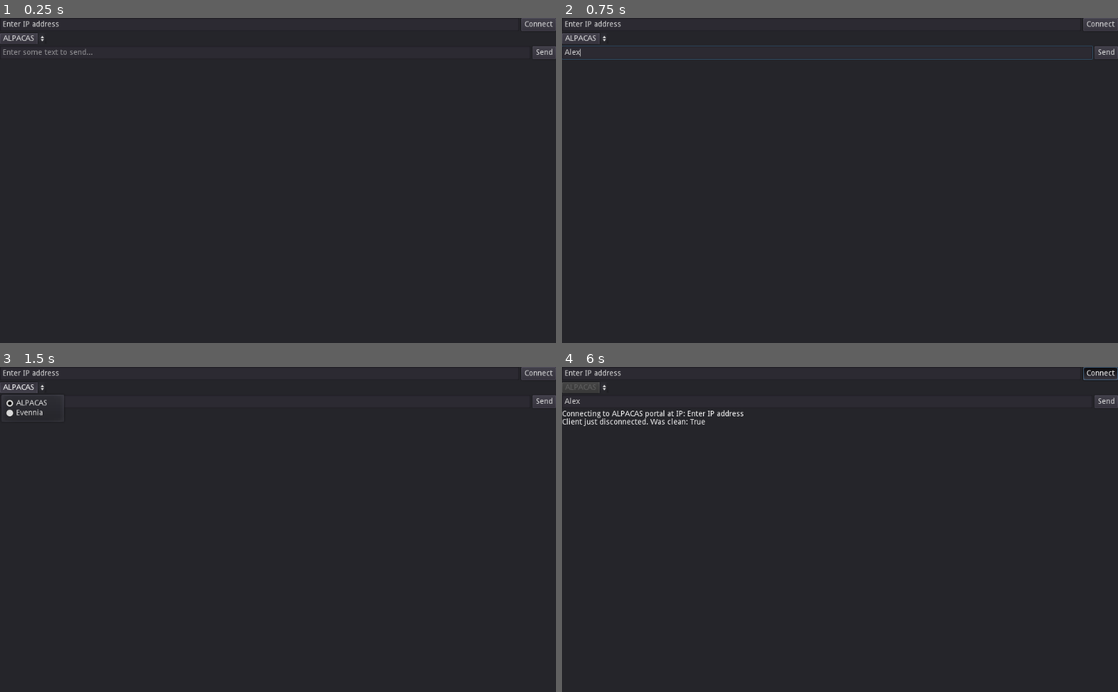
Above: before the commit, frames 1-4 (two rows, left to right).
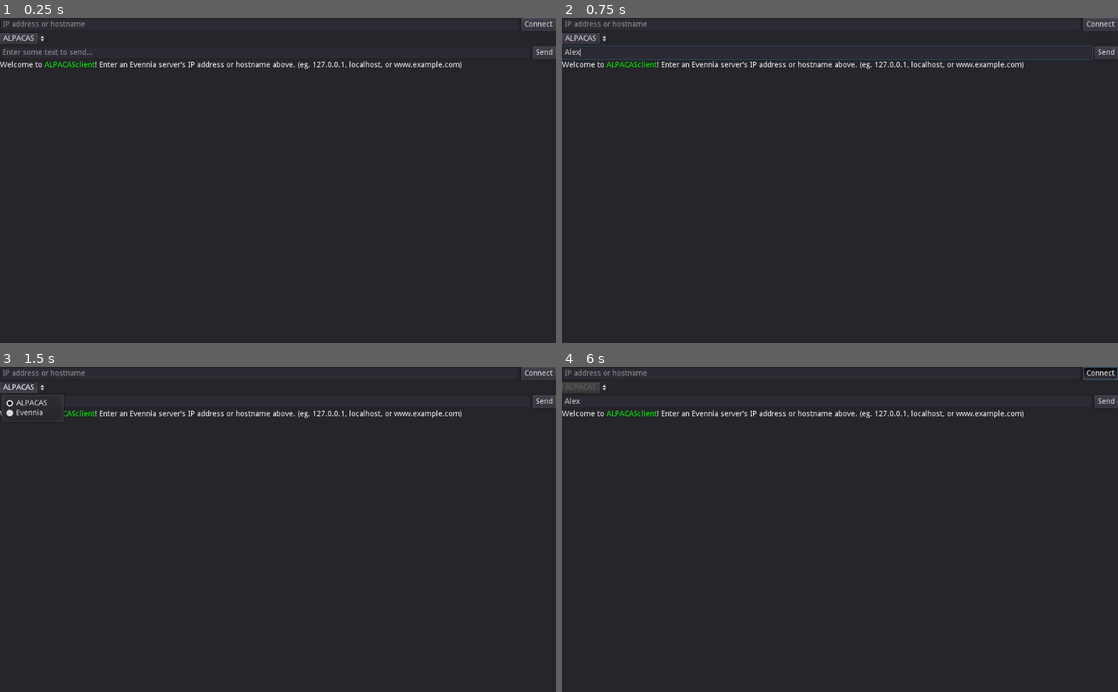
Above: after the commit, the same moments.

Repository: FreeDelete-Software/ALPACASclient
Game: Godot game, scene res://client/client.tscn
The game is run twice, just before and just after one commit, with the same random seed, the same clock (stepped at 60 frames per second) and the same inputs. This scene is started directly instead of the project's main scene.
Inputs (mouse positions are in pixels of both pictures, inside the frame that each line leads up to):
- Up to frame 1 (0.25 s): no input
- Up to frame 2 (0.75 s): click (828, 53) at 0.52 s; type "Alex" at 0.6 s
- Up to frame 3 (1.5 s): click "ALPACAS" at 1.25 s
- Up to frame 4 (6 s): click "Send" at 2 s; click "ALPACAS" at 2.75 s; click "Send" at 3.5 s; click "ALPACAS" at 4.25 s; click "Send" at 5 s; click "Connect" at 5.75 s

The runs differ from the first frame. In frame 1, 0.9% of the frame differs, in the area x 0-83%, y 0-16%; in frame 2, 0.9%; in frame 3, 0.8%; in frame 4, 1.2%, in the area x 0-83%, y 0-19%.

Commit message:
Enable BBCode in RichTextLabel node
Enables the BBCode property for the RichTextLabel node in
client_ui.gd. Also cleans up the default contents and placeholder text
throughout the UI that is more instructional for how to connect to a server.

Diff:
--- a/client/client.tscn
+++ b/client/client.tscn
@@ -31,8 +31,7 @@
 margin_right = 956.0
 margin_bottom = 24.0
 size_flags_horizontal = 3
-text = "Enter IP address"
-placeholder_text = "127.0.0.1"
+placeholder_text = "IP address or hostname"
 
 [node name="Connect" type="Button" parent="Panel/VBoxContainer/Connect"]
 margin_left = 960.0
@@ -73,6 +72,9 @@
 margin_bottom = 600.0
 focus_mode = 2
 size_flags_vertical = 3
+bbcode_enabled = true
+bbcode_text = "Welcome to [color=lime][b]ALPACASclient[/b][/color]! Enter an Evennia server's IP address or hostname above. (eg. 127.0.0.1, localhost, or www.example.com)"
+text = "Welcome to ALPACASclient! Enter an Evennia server's IP address or hostname above. (eg. 127.0.0.1, localhost, or www.example.com)"
 scroll_following = true
 selection_enabled = true
 
Not shown, changed: VERSION
